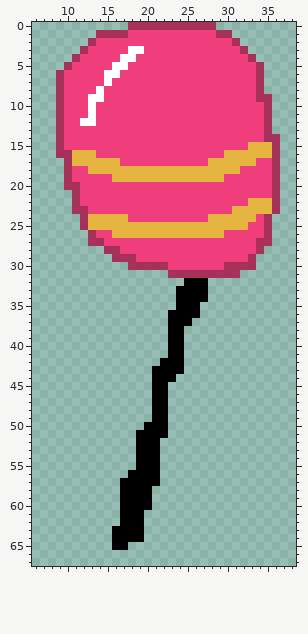
A sprite sheet gets an edit: assets/cat_enemy/balloon.png. This is how it looked before the edit.
The file is 200x400 pixels, drawn in blocks of 5x5; one block is one cell here. Shown: x 6..38, y 0..67.
New version:
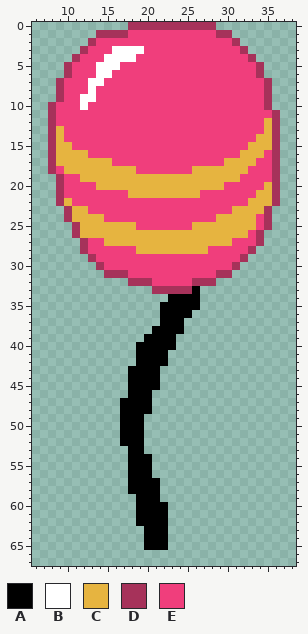
Palette (. is transparent): A #000000  B #ffffff  C #e6b440  D #a6325a  E #f03e7c
Edits made:
y 3: x 16..17 EE -> BB
y 4: x 15..16 EE -> BB
y 5: x 14..15 EE -> BB; x 17 B -> E
y 6: x 9..10 DE -> .D; x 14 E -> B; x 16 B -> E
y 7: x 13..15 EEB -> BBE; x 34..35 D. -> ED
y 8: x 13..14 EB -> BE; x 34..35 D. -> ED
y 9: x 12 E -> B; x 14 B -> E; x 34 D -> E
y 10: x 8..9 .D -> DE; x 12..13 EB -> BE
y 11: x 8..9 .D -> DE; x 13 B -> E; x 35..36 D. -> ED
y 12: x 8..9 .D -> DE; x 12..13 BB -> EE; x 35..36 D. -> CD
y 13: x 8..9 .D -> DC; x 35..36 D. -> CD
y 14: x 8..9 .D -> DC; x 34..35 ED -> CC
y 15: x 8..10 .DE -> DCC
y 16: x 8..10 .DD -> DCC; x 13 C -> E; x 30..31 CC -> EE; x 35 C -> E
y 17: x 8..10 ..D -> DCC; x 16 C -> E; x 28..29 CC -> EE
y 18: x 8..12 ..DEE -> DECCC; x 19..25 CCCCCCC -> EEEEEEE; x 32 E -> C
y 19: x 9..10 .D -> DE; x 12..15 EEEE -> CCCC; x 30..31 EE -> CC
y 20: x 9..11 .DD -> DEE; x 14..29 EEEEEEEEEEEEEEEE -> CCCCCCCCCCCCCCCC; x 35 E -> C
y 21: x 9..11 ..D -> DEE; x 18..26 EEEEEEEEE -> CCCCCCCCC; x 34..35 EE -> CC
y 22: x 9..11 ..D -> DCE
y 23: x 10..12 .DD -> DCC; x 35..36 CD -> D.
y 24: x 10..12 ..D -> DCC; x 15..17 CCC -> EEE; x 28 C -> E
y 25: x 11..12 .D -> DC; x 19..25 CCCCCCC -> EEEEEEE; x 33 E -> C
y 26: x 11..15 ..DEE -> DCCCC; x 30..32 EEE -> CCC; x 34..35 ED -> D.
y 27: x 12..30 .DDEEEEEEEEEEEEEEEE -> DEECCCCCCCCCCCCCCCC; x 35 D -> .
y 28: x 12..16 ...DD -> DEEEE; x 19..27 EEEEEEEEE -> CCCCCCCCC; x 33..34 ED -> D.
y 29: x 13..18 ...DDD -> DEEEEE; x 32..33 ED -> D.
y 30: x 14..22 ....DDDDD -> DEEEEEEEE; x 30 D -> E; x 32..33 DD -> ..
y 31: x 15..28 ........DDDDDD -> DDDEEEEEEEEEEE; x 31 D -> .
y 32: x 18..28 .......AAA. -> DDDEEEEEDDD
y 33: x 21..25 ...AA -> DDDDD; x 27 A -> .
y 34: x 23 . -> A; x 27 A -> .
y 35: x 22..23 .. -> AA
y 36: x 22 . -> A; x 26 A -> .
y 37: x 22 . -> A; x 25 A -> .
y 38: x 21..22 .. -> AA
y 39: x 20..22 ... -> AAA; x 24 A -> .
y 40: x 19..22 .... -> AAAA; x 24 A -> .
y 41: x 19..24 ....AA -> AAAA..
y 42: x 19..21 ... -> AAA; x 23..24 AA -> ..
y 43: x 18..20 ... -> AAA; x 22..24 AAA -> ...
y 44: x 18..20 ... -> AAA; x 22..23 AA -> ..
y 45: x 18..20 ... -> AAA; x 22 A -> .
y 46: x 18..22 ...AA -> AAA..
y 47..48: x 17..22 ....AA -> AAAA..
y 49: x 17..19 ... -> AAA; x 21..22 AA -> ..
y 50: x 17..22 ...AAA -> AAA...
y 51: x 17..18 .. -> AA; x 20..22 AAA -> ...
y 52: x 17..18 .. -> AA; x 20..21 AA -> ..
y 53: x 18 . -> A; x 20..21 AA -> ..
y 54..55: x 18 . -> A; x 21 A -> .
y 56: x 21 A -> .
y 57: x 17 A -> .
y 58: x 17 A -> .; x 21 . -> A
y 59: x 17..18 AA -> ..; x 21 . -> A
y 60: x 17..18 AA -> ..; x 21..22 .. -> AA
y 61..62: x 17..18 AA -> ..; x 20..22 ... -> AAA
y 63..64: x 16..22 AAAA... -> ....AAA
y 65: x 16..17 AA -> ..; x 20..22 ... -> AAA
